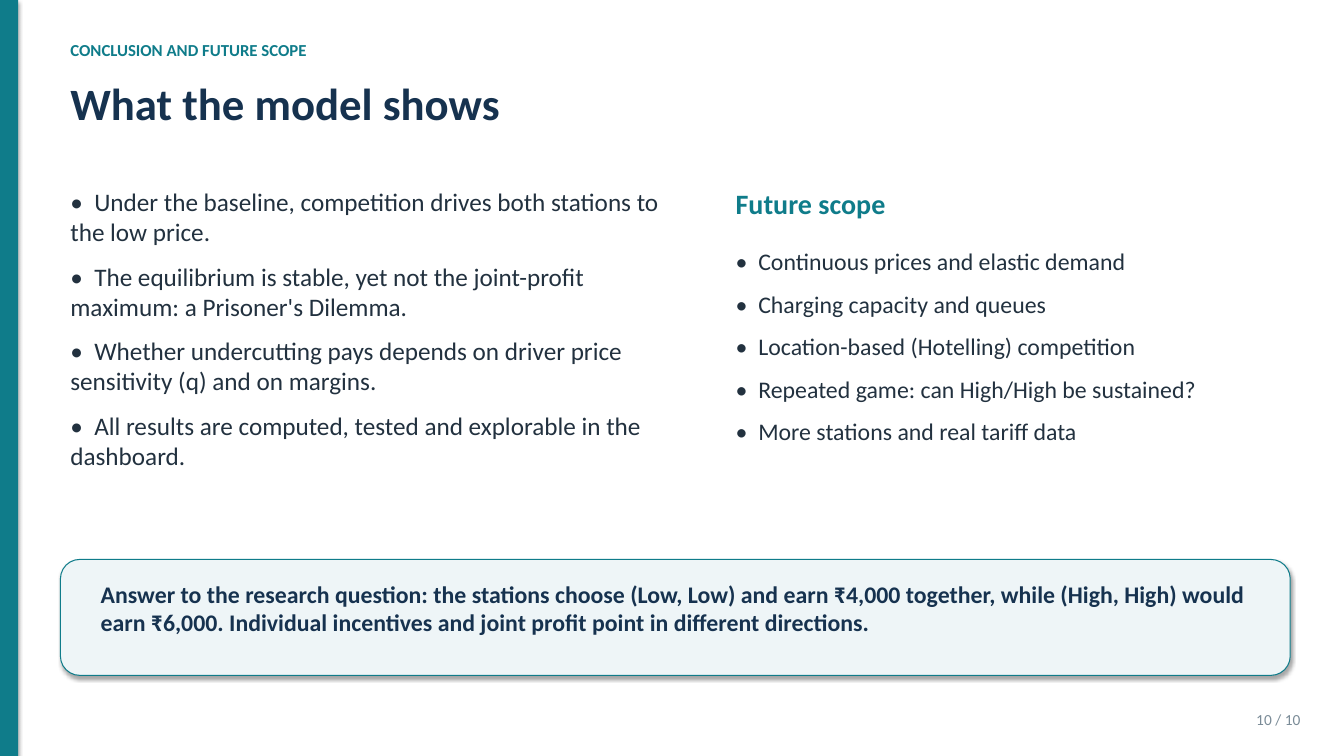
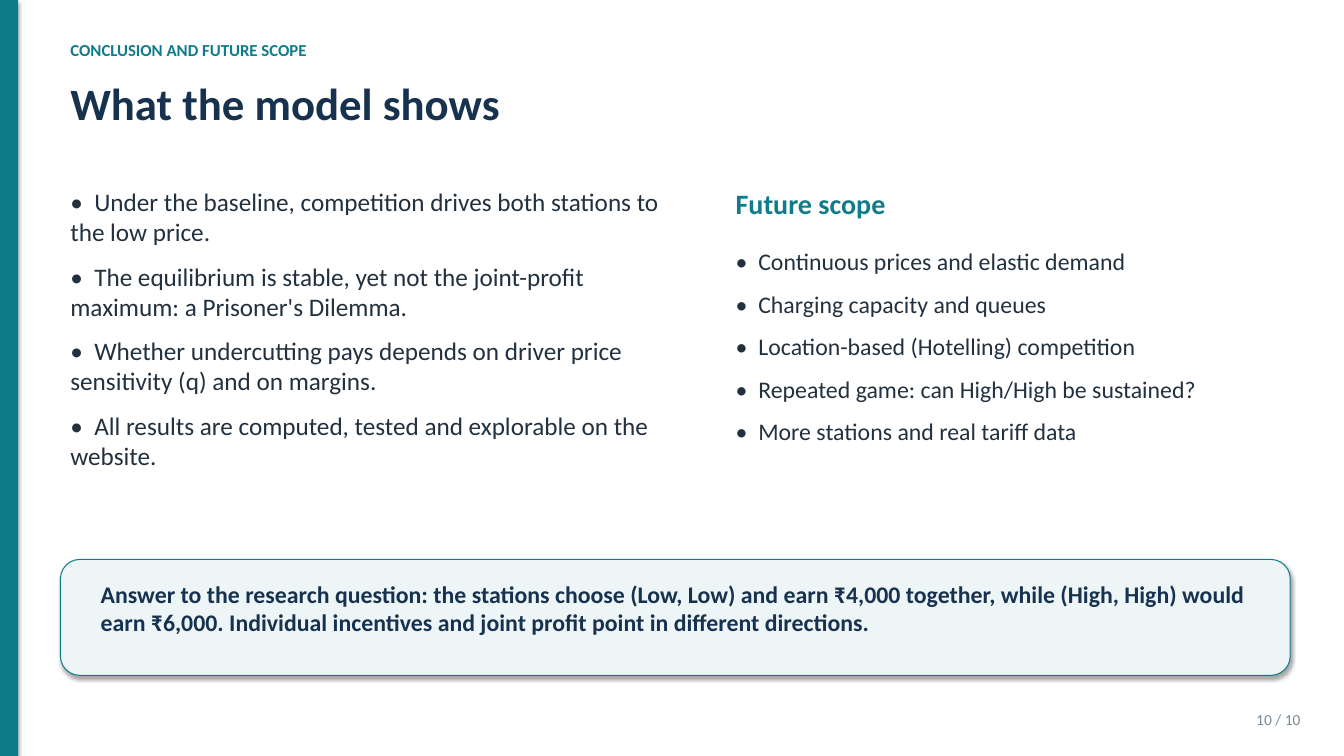
Before and after one commit to adityarjain/ev-charging-game-theory, a slide deck: slide 10 of presentation.pptx. Drawn at 1344x756 pixels with LibreOffice and Linux fonts; fonts in the diff are those of the drawing. Boxes give left, top, right and bottom in pixels: in the first picture for what was removed or moved away, otherwise in the second. Text is boxed around its words. In the diff, an @@ line names an element or a change of style, - is before the commit and + after.

```diff
--- a/presentation.pptx
+++ b/presentation.pptx
@@ text at box(70, 417, 648, 465): text changed @@
-• All results are computed, tested and explorable in the dashboard.
+• All results are computed, tested and explorable on the website.
```
Also in this commit, not shown: 1 other slide changed, 19 other files.
